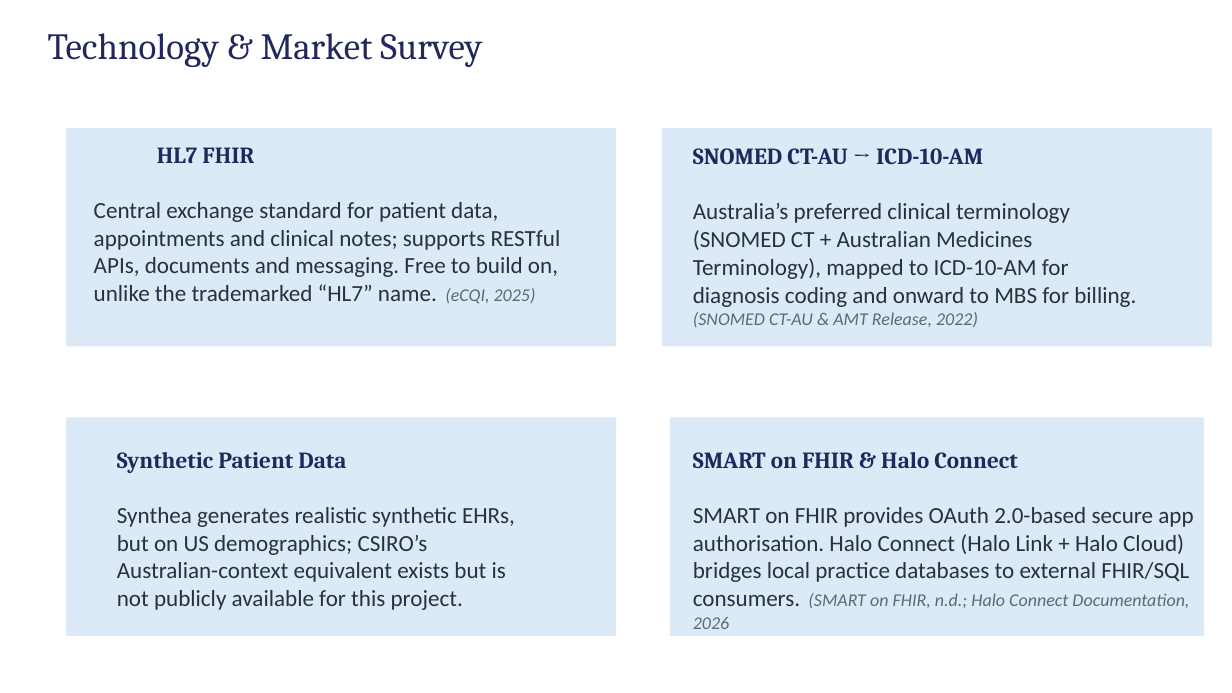
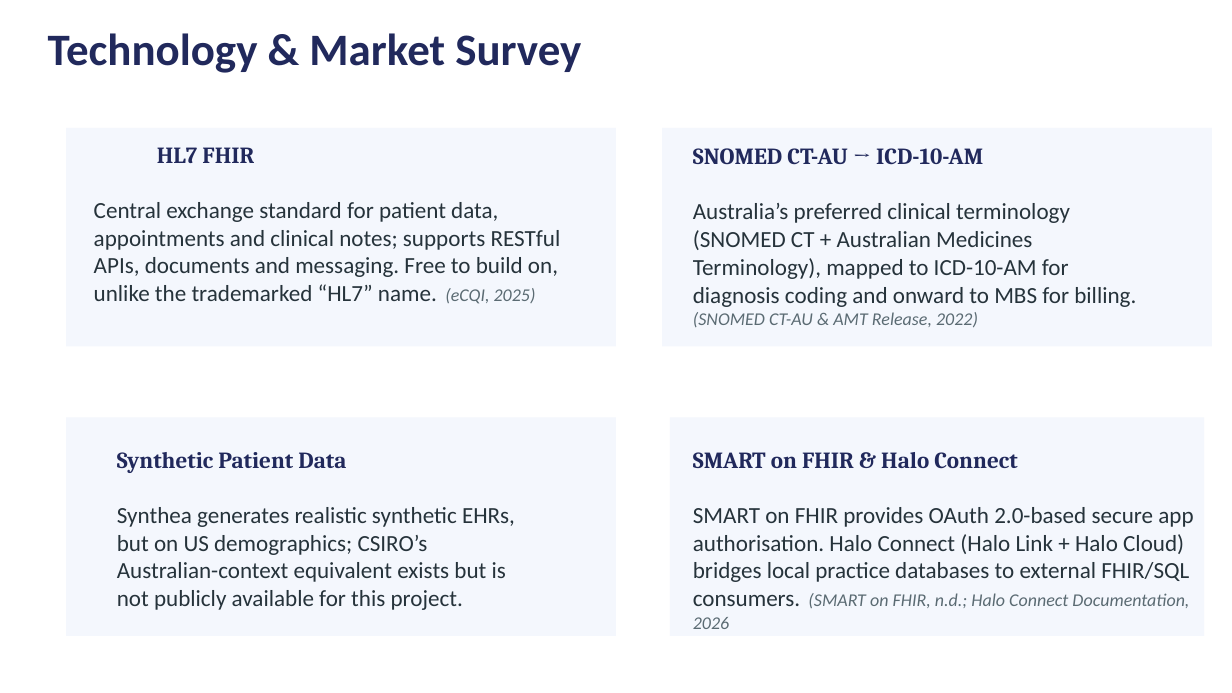
Before and after one commit to SkinnySeal17/HEAALTHCARE_SYSTEM, a slide deck: slide 11 of DOCUMENTS/Presentation_Assignment2.pptx (slide 3 before the commit). Drawn at 1232x693 pixels with LibreOffice and Linux fonts; fonts in the diff are those of the drawing. Boxes give left, top, right and bottom in pixels: in the first picture for what was removed or moved away, otherwise in the second. Text is boxed around its words. In the diff, an @@ line names an element or a change of style, - is before the commit and + after.

```diff
--- a/DOCUMENTS/Presentation_Assignment2.pptx
+++ b/DOCUMENTS/Presentation_Assignment2.pptx
@@ title "Technology & Market Survey" at (48, 33, 581, 73): size 28.8 to 35 pt, font Cambria to Calibri, bold on @@
@@ fill #DCEAF7 to #F4F7FD in 4 elements at (67, 128, 616, 347), (670, 418, 1204, 637), (67, 418, 616, 637), (663, 128, 1213, 347) @@
```
Also in this commit, not shown: 3 other slides changed, 9 slides added.
